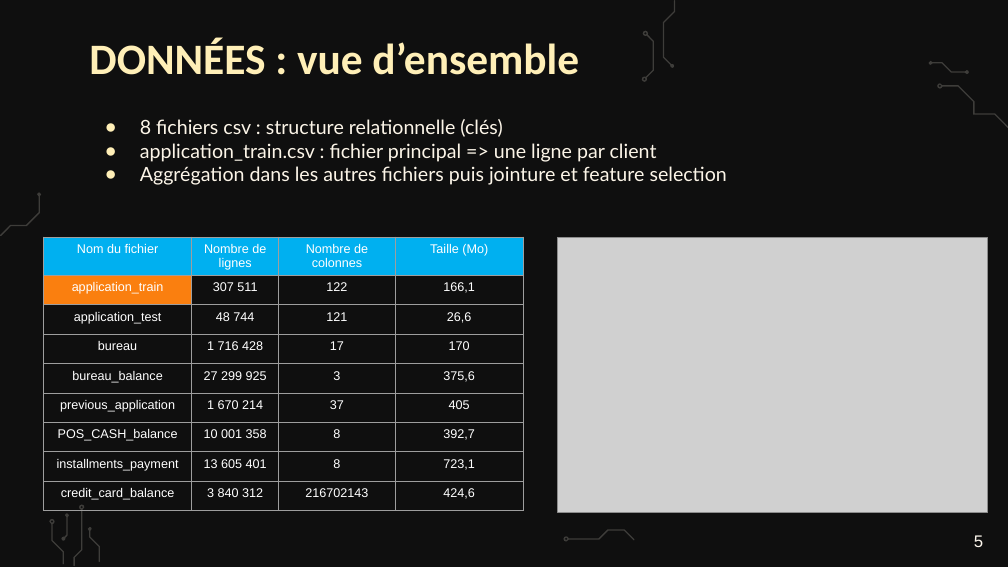
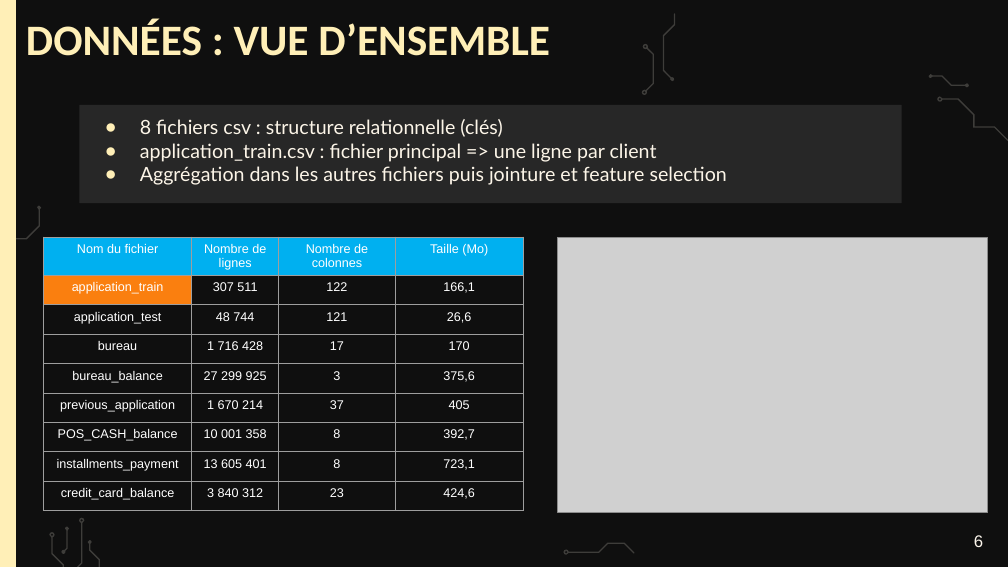
Before and after one commit to webew/api-oc-projet7, a slide deck: slide 6 of Fillion_Bertrand_6_presentation_022026.pptx (slide 5 before the commit). Drawn at 1008x567 pixels with LibreOffice and Linux fonts; fonts in the diff are those of the drawing; grey boxes stand for pictures; background and template pictures are left out. Boxes give left, top, right and bottom in pixels: in the first picture for what was removed or moved away, otherwise in the second. Text is boxed around its words. In the diff, an @@ line names an element or a change of style, - is before the commit and + after.

```diff
--- a/Fillion_Bertrand_6_presentation_022026.pptx
+++ b/Fillion_Bertrand_6_presentation_022026.pptx
@@ rectangle added at [0,0,16,566], fill #FFEFB7 @@
@@ title at [26,19,550,56]: text changed @@
-DONNÉES : vue d’ensemble
+DONNÉES : VUE D’ENSEMBLE
@@ subtitle "8 fichiers csv : structure ...": place and size @@
-subtitle "8 fichiers csv : structure ..." at [140,119,727,185]
+subtitle "8 fichiers csv : structure ..." at [80,105,902,204]
@@ subtitle "8 fichiers csv : structure ..." at [80,105,902,204]: fill none to #272727 @@
@@ table at [43,237,524,513] @@
-row 9, column 3: 216702143
+row 9, column 3: 23
@@ 10 freeform shapes: place and size @@
-10 freeform shapes at [0,0,1008,566]
+10 freeform shapes at [0,13,1008,567]
@@ page number at [974,535,983,547]: text changed @@
-5
+6
```
Also in this commit, not shown: 26 other slides changed, 3 slides added.
